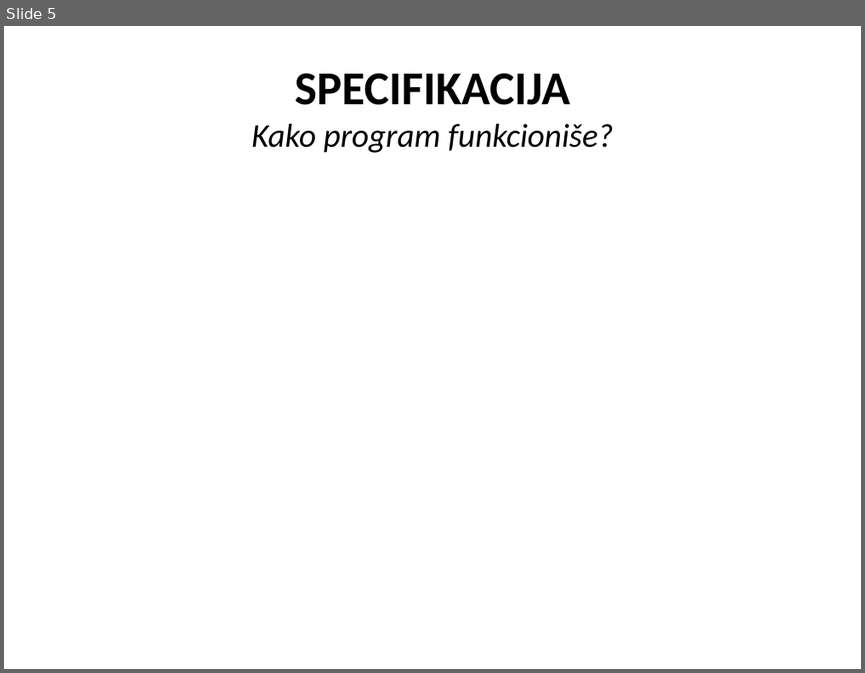
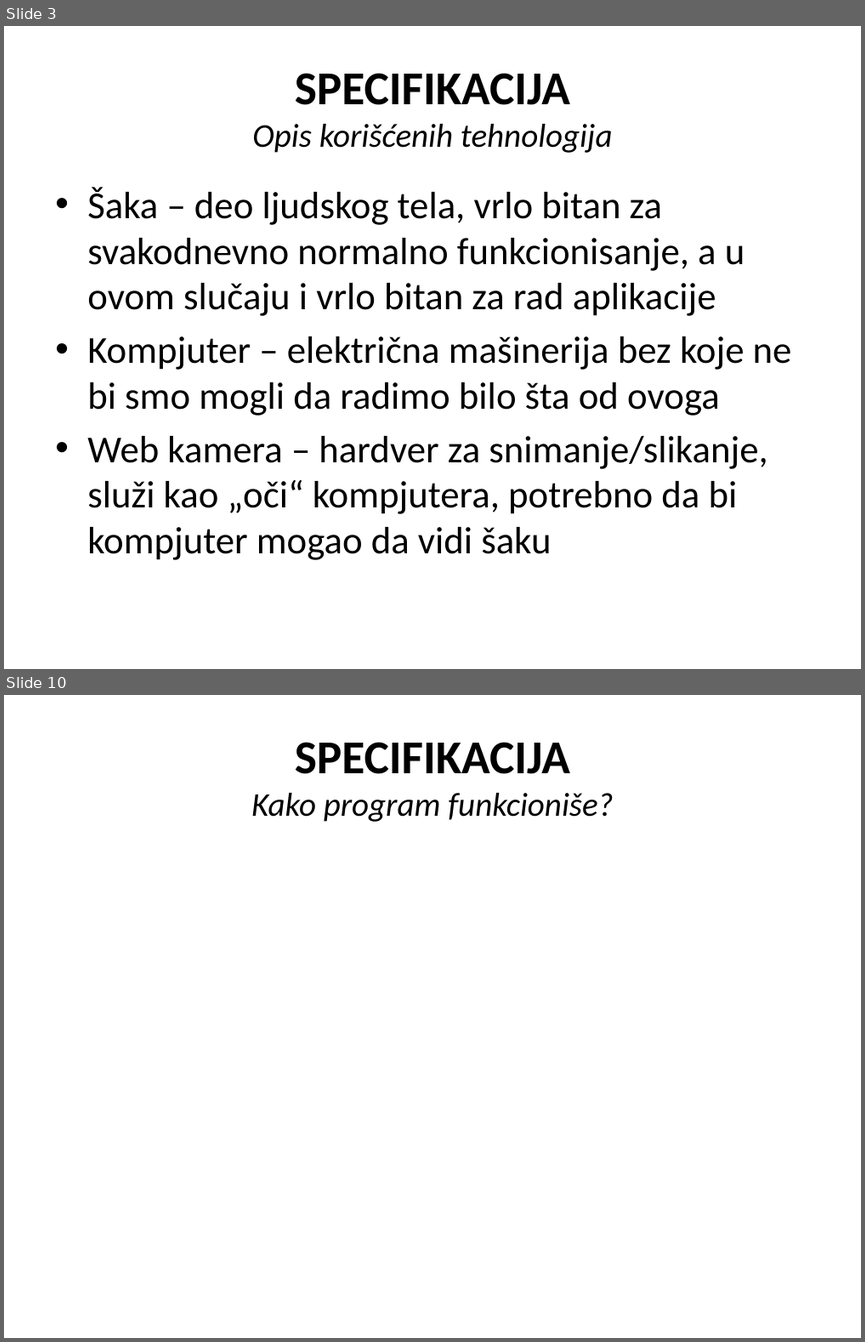
Before and after one commit to cLaki/UseTheForce, a slide deck: Upravljanje računarom na osnovu pokreta snimljenih web kamerom.pptx. Shown one above the other, each under a label of ours: slide 5 before the commit, slides 3 and 10 after it; the slides between them are not shown. The pictures are 865x673 and 865x1342 pixels, drawn with LibreOffice and Linux fonts; fonts in the diff are those of the drawing; grey boxes stand for pictures. Boxes give left, top, right and bottom in pixels: in the first picture for what was removed or moved away, otherwise in the second. Text is boxed around its words. In the diff, an @@ line names an element or a change of style, - is before the commit and + after.

```diff
--- a/Upravljanje računarom na osnovu pokreta snimljenih web kamerom.pptx
+++ b/Upravljanje računarom na osnovu pokreta snimljenih web kamerom.pptx
@@ slide 3 added at bbox=[4, 26, 861, 669], background #FFFFFF @@
@@ title added at bbox=[252, 73, 613, 153], 27.9 pt, text #000000, italic @@
+SPECIFIKACIJA
+Opis korišćenih tehnologija
@@ text added at bbox=[87, 187, 792, 560], 32 pt, text #000000 @@
+• Šaka – deo ljudskog tela, vrlo bitan za svakodnevno normalno funkcionisanje, a u ovom slučaju i vrlo bitan za rad aplikacije
+• Kompjuter – električna mašinerija bez koje ne bi smo mogli da radimo bilo šta od ovoga
+• Web kamera – hardver za snimanje/slikanje, služi kao „oči“ kompjutera, potrebno da bi kompjuter mogao da vidi šaku
@@ what was slide 5 is now slide 10 @@
```
Also in this commit, not shown: 9 slides changed, 5 other slides added, 4 slides removed, 16 other files.
